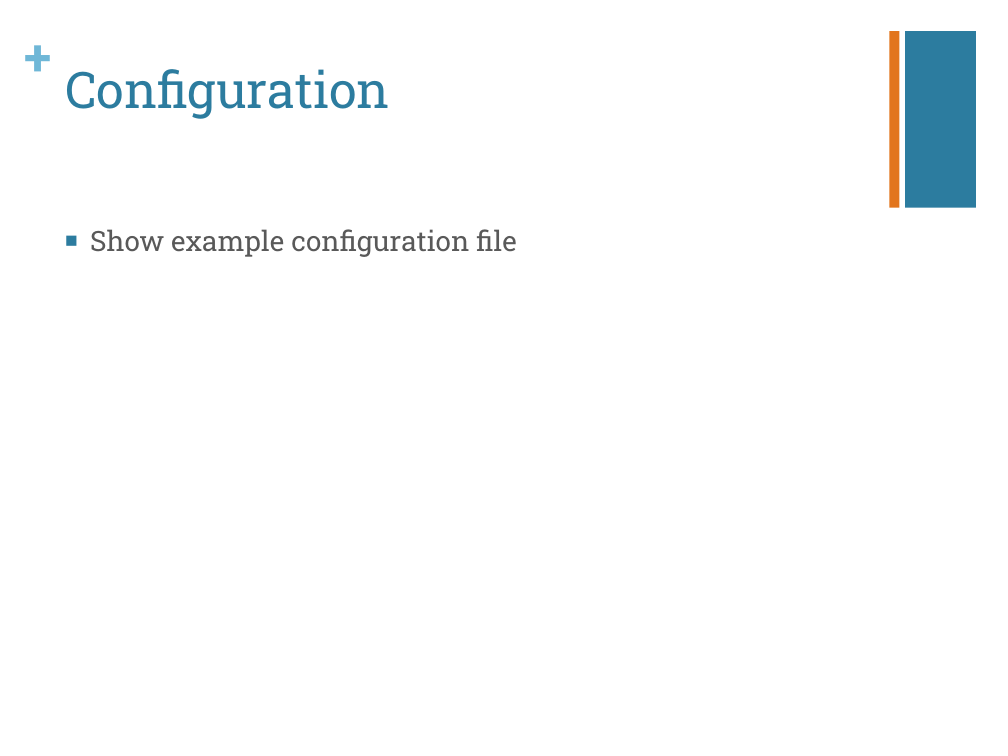
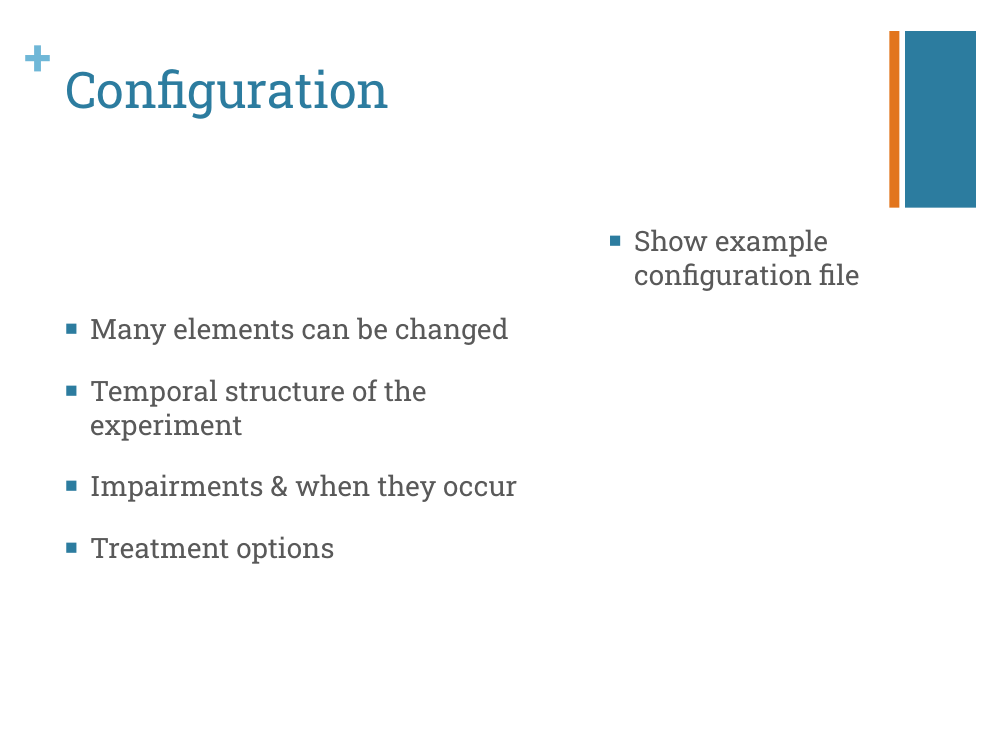
Before and after one commit to nolanslade/zp18, a slide deck: slide 11 of Documentation/capstone_ppt.pptx. Drawn at 1008x756 pixels with LibreOffice and Linux fonts; fonts in the diff are those of the drawing. Boxes give left, top, right and bottom in pixels: in the first picture for what was removed or moved away, otherwise in the second. Text is boxed around its words. In the diff, an @@ line names an element or a change of style, - is before the commit and + after.

```diff
--- a/Documentation/capstone_ppt.pptx
+++ b/Documentation/capstone_ppt.pptx
@@ text "Show example configuration file" rewrapped from bbox=[90, 229, 516, 257] to bbox=[634, 229, 859, 291] @@
@@ text added at bbox=[90, 317, 517, 564], 20 pt, text #595959 @@
+■ Many elements can be changed
+■ Temporal structure of the experiment
+■ Impairments & when they occur
+■ Treatment options
```
Also in this commit, not shown: 6 other slides changed, 3 slides added, 1 slide removed.
